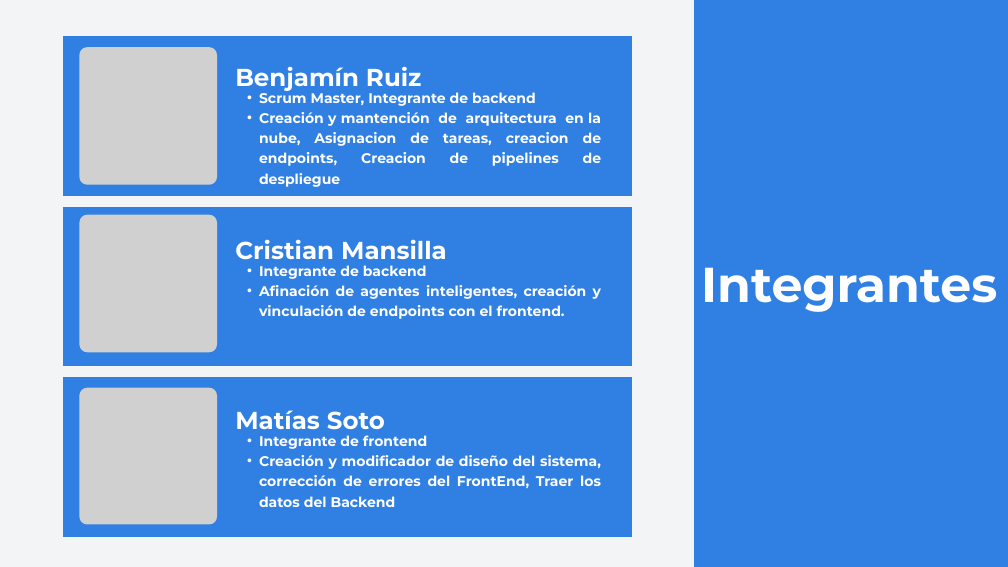
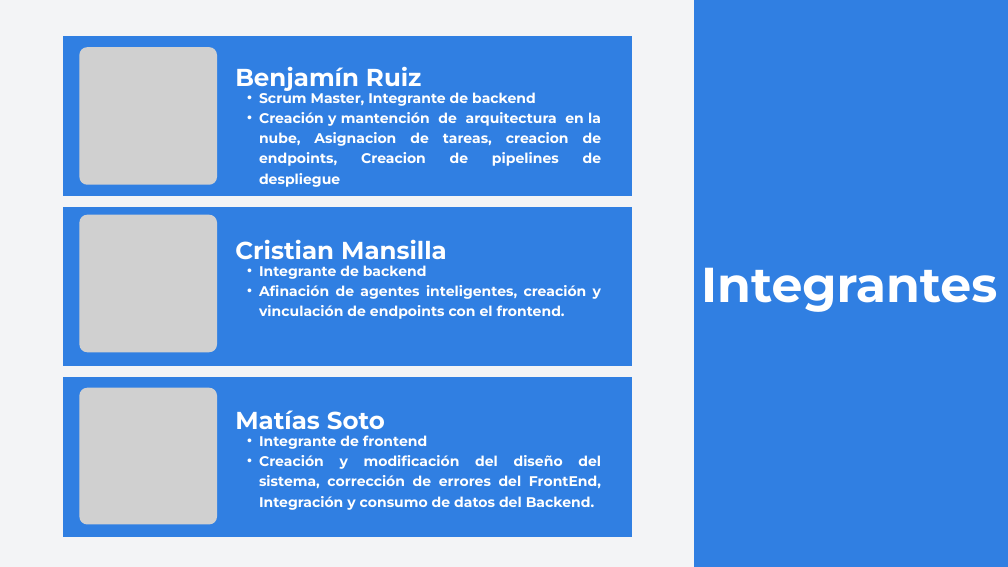
Before and after one commit to Wachitugo/Capstone, a slide deck: slide 2 of Fase 3/Presentación final.pptx. Drawn at 1008x567 pixels with LibreOffice and Linux fonts; fonts in the diff are those of the drawing; grey boxes stand for pictures. Boxes give left, top, right and bottom in pixels: in the first picture for what was removed or moved away, otherwise in the second. Text is boxed around its words. In the diff, an @@ line names an element or a change of style, - is before the commit and + after.

```diff
--- a/Fase 3/Presentación final.pptx
+++ b/Fase 3/Presentación final.pptx
@@ text at bbox=[259, 455, 601, 510]: text changed @@
-  • Creación y modificador de diseño del sistema, corrección de errores del FrontEnd, Traer los datos del Backend
+  • Creación y modificación del diseño del sistema, corrección de errores del FrontEnd, Integración y consumo de datos del Backend.
```
Also in this commit, not shown: 2 other slides changed, 1 other file.
